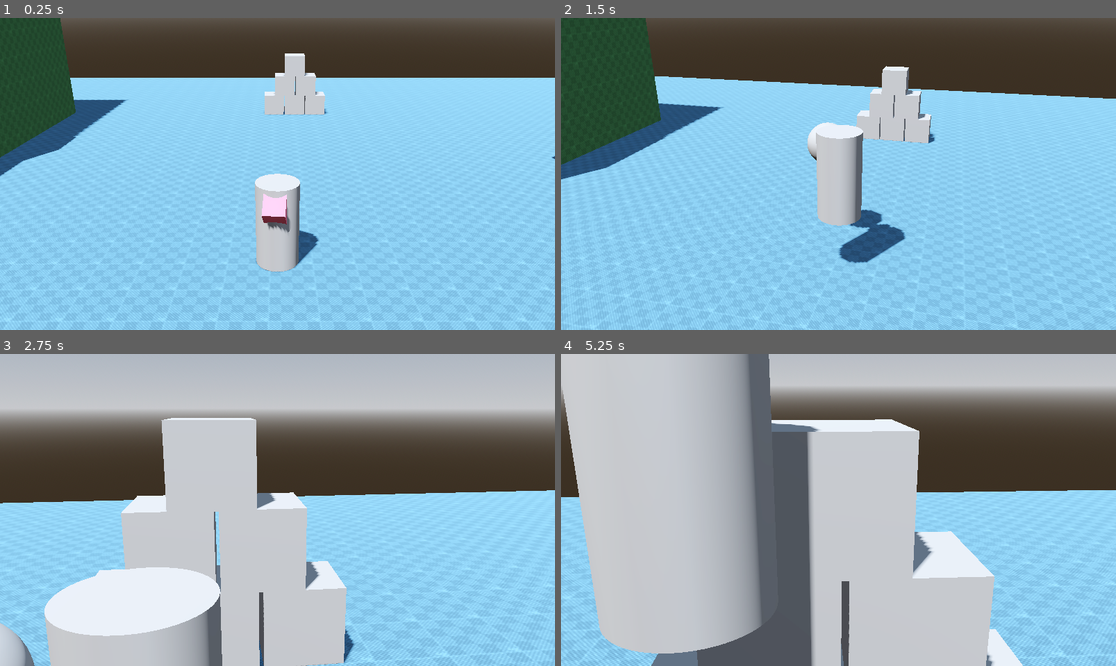
Above: before the commit, frames 1-4 (two rows, left to right).
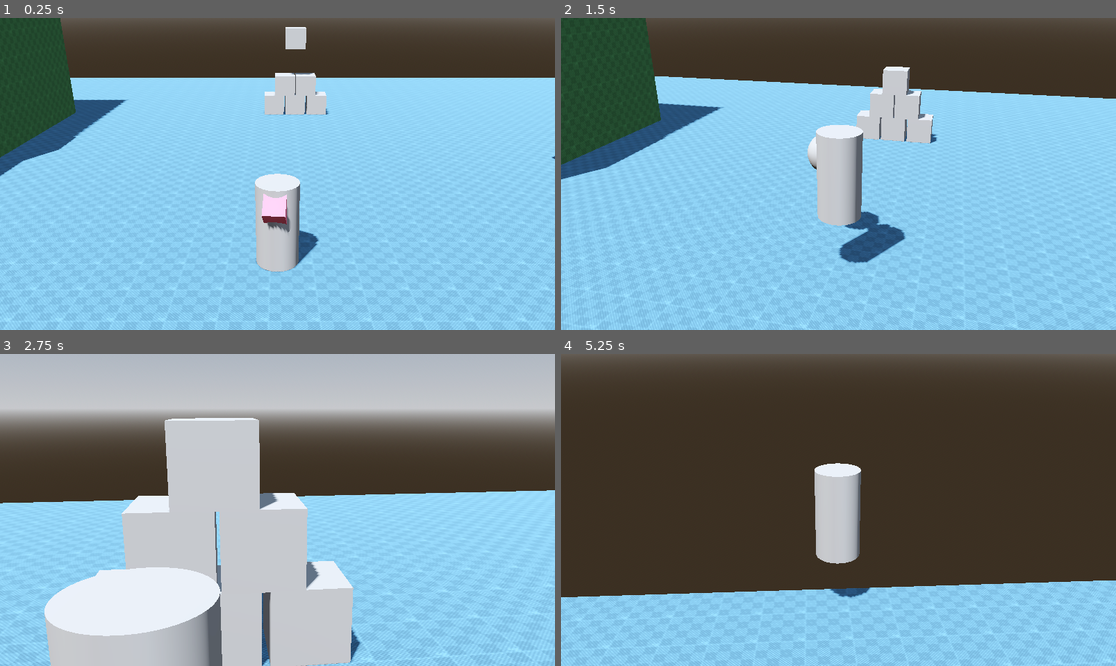
Above: after the commit, the same moments.

Repository: gdquest-demos/godot-4-3d-third-person-controller
Game: Godot game, scene res://Playground.tscn
Same seed, same stepped clock (60 frames per second), same inputs: the game is played once before the commit and once after it.
Inputs (mouse positions are in pixels of both pictures, inside the frame that each line leads up to):
- Up to frame 1 (0.25 s): no input
- Up to frame 2 (1.5 s): move the mouse to (866, 174) at 0.52 s; hold Right mouse button (action_aim) 0.53-1.28 s; hold W (move_up) from 0.53 s (still down); tap Space (action_jump) at 0.77 s; move the mouse to (810, 174) at 1.27 s; click (810, 174) at 1.35 s
- Up to frame 3 (2.75 s): keep holding W (move_up); tap Space (action_jump) at 1.52 s; move the mouse to (288, 503) at 2.02 s; hold Right mouse button (action_aim) from 2.03 s (still down)
- Up to frame 4 (5.25 s): keep holding W (move_up); move the mouse to (832, 516) at 2.77 s; release Right mouse button (action_aim) at 2.78 s; click (832, 516) at 2.85 s; tap Space (action_jump) at 3.02, 3.77, 4.52 s; move the mouse to (877, 513) at 3.52 s; hold Right mouse button (action_aim) 3.53-4.28 s; move the mouse to (794, 506) at 4.27 s; click (794, 506) at 4.35 s; move the mouse to (844, 510) at 5.02 s; hold Right mouse button (action_aim) from 5.03 s (still down)

The runs differ from the first frame. In frame 1, 0.6% of the frame differs, in the area x 49-60%, y 2-31%; in frame 2, 0.4%; in frame 3, 2.1%; in frame 4, 82%, in the area x 0-100%, y 0-100%.

Commit message:
Make destroyable boxes

Diff:
--- /dev/null
+++ b/Box.gd
@@ -0,0 +1,5 @@
+extends RigidBody3D
+
+
+func damage():
+	queue_free()
--- /dev/null
+++ b/Box.tscn
@@ -0,0 +1,17 @@
+[gd_scene load_steps=4 format=3 uid="uid://dxriqehjyv07s"]
+
+[ext_resource type="Script" path="res://Box.gd" id="1_oklwc"]
+
+[sub_resource type="BoxShape3D" id="BoxShape3D_rxelo"]
+
+[sub_resource type="BoxMesh" id="BoxMesh_bexdp"]
+
+[node name="Box" type="RigidBody3D" groups=["damageables"]]
+transform = Transform3D(1, 0, 0, 0, 1, 0, 0, 0, 1, 0, 1.01478, 14.505)
+script = ExtResource("1_oklwc")
+
+[node name="CollisionShape3d" type="CollisionShape3D" parent="."]
+shape = SubResource("BoxShape3D_rxelo")
+
+[node name="MeshInstance3d" type="MeshInstance3D" parent="."]
+mesh = SubResource("BoxMesh_bexdp")
--- /dev/null
+++ b/MeleeAttackArea.gd
@@ -0,0 +1,22 @@
+extends Area3D
+
+@onready var collision_shape: CollisionShape3D = $CollisionShape3d
+
+
+
+# Called when the node enters the scene tree for the first time.
+func _ready() -> void:
+	body_entered.connect(Callable(self, "_on_body_entered"))
+
+
+func activate():
+	collision_shape.set_deferred("disabled", false)
+
+
+func deactivate():
+	collision_shape.set_deferred("disabled", true)
+
+
+func _on_body_entered(body: Node) -> void:
+	if body.is_in_group("damageables"):
+		body.damage()
--- a/Player.tscn
+++ b/Player.tscn
@@ -1,7 +1,8 @@
-[gd_scene load_steps=14 format=3 uid="uid://clntgyqau4tta"]
+[gd_scene load_steps=15 format=3 uid="uid://clntgyqau4tta"]
 
 [ext_resource type="Script" path="res://Player.gd" id="1_rvo1c"]
 [ext_resource type="Script" path="res://CameraController.gd" id="3_qrkly"]
+[ext_resource type="Script" path="res://MeleeAttackArea.gd" id="3_v1vve"]
 
 [sub_resource type="CylinderShape3D" id="CylinderShape3D_5yey4"]
 
@@ -41,10 +42,27 @@
 tracks/1/interp = 1
 tracks/1/loop_wrap = true
 tracks/1/keys = {
-"times": PackedFloat32Array(0),
-"transitions": PackedFloat32Array(1),
+"times": PackedFloat32Array(0, 0.2),
+"transitions": PackedFloat32Array(1, 1),
 "update": 1,
-"values": [true]
+"values": [true, false]
+}
+tracks/2/type = "method"
+tracks/2/imported = false
+tracks/2/enabled = true
+tracks/2/path = NodePath("MeleeAttackArea")
+tracks/2/interp = 1
+tracks/2/loop_wrap = true
+tracks/2/keys = {
+"times": PackedFloat32Array(0, 0.2),
+"transitions": PackedFloat32Array(1, 1),
+"values": [{
+"args": [],
+"method": &"activate"
+}, {
+"args": [],
+"method": &"deactivate"
+}]
 }
 
 [sub_resource type="Animation" id="Animation_pts2o"]
@@ -81,7 +99,7 @@
 }
 
 [sub_resource type="CapsuleShape3D" id="CapsuleShape3D_pcytg"]
-radius = 0.826095
+radius = 0.721485
 height = 2.65424
 
 [node name="CharacterBody3d" type="CharacterBody3D"]
@@ -134,7 +152,7 @@
 [node name="MeleeAnchor" type="Node3D" parent="CharacterRotationRoot"]
 
 [node name="MeleeSphere" type="MeshInstance3D" parent="CharacterRotationRoot/MeleeAnchor"]
-transform = Transform3D(1, 0, 0, 0, 1, 0, 0, 0, 1, -1.25195, 1.3255, 0)
+transform = Transform3D(1, 0, 0, 0, 1, 0, 0, 0, 1, -1.25195, 1.075, 0)
 visible = false
 mesh = SubResource("SphereMesh_uex0s")
 skeleton = NodePath("../../..")
@@ -146,7 +164,9 @@
 }
 
 [node name="MeleeAttackArea" type="Area3D" parent="CharacterRotationRoot"]
-transform = Transform3D(-4.37114e-08, -1, 0, 1, -4.37114e-08, 0, 0, 0, 1, 0, 0.954493, 1.0525)
+transform = Transform3D(-4.37114e-08, -1, 0, 1, -4.37114e-08, 0, 0, 0, 1, 0, 0.959482, 1.0525)
+script = ExtResource("3_v1vve")
 
 [node name="CollisionShape3d" type="CollisionShape3D" parent="CharacterRotationRoot/MeleeAttackArea"]
 shape = SubResource("CapsuleShape3D_pcytg")
+disabled = true
--- a/Playground.tscn
+++ b/Playground.tscn
@@ -1,7 +1,8 @@
-[gd_scene load_steps=10 format=3 uid="uid://b06a7l7l7m33t"]
+[gd_scene load_steps=9 format=3 uid="uid://b06a7l7l7m33t"]
 
 [ext_resource type="Texture2D" uid="uid://boexk81is8yhq" path="res://gridbox_texture.png" id="1_dxgkr"]
 [ext_resource type="PackedScene" uid="uid://clntgyqau4tta" path="res://Player.tscn" id="1_stlen"]
+[ext_resource type="PackedScene" uid="uid://dxriqehjyv07s" path="res://Box.tscn" id="3_od2wg"]
 
 [sub_resource type="ProceduralSkyMaterial" id="ProceduralSkyMaterial_v8uq4"]
 sky_horizon_color = Color(0.64625, 0.65575, 0.67075, 1)
@@ -25,10 +26,6 @@
 albedo_color = Color(0.482353, 0.854902, 0.513726, 1)
 albedo_texture = ExtResource("1_dxgkr")
 uv1_triplanar = true
-
-[sub_resource type="BoxShape3D" id="BoxShape3D_rxelo"]
-
-[sub_resource type="BoxMesh" id="BoxMesh_bexdp"]
 
 [node name="Playground" type="Node3D"]
 
@@ -75,56 +72,20 @@
 
 [node name="CharacterBody3d" parent="." instance=ExtResource("1_stlen")]
 
-[node name="RigidBody3d" type="RigidBody3D" parent="."]
-transform = Transform3D(1, 0, 0, 0, 1, 0, 0, 0, 1, 0, 1.01478, 14.505)
+[node name="Box" parent="." instance=ExtResource("3_od2wg")]
+can_sleep = false
 
-[node name="CollisionShape3d" type="CollisionShape3D" parent="RigidBody3d"]
-shape = SubResource("BoxShape3D_rxelo")
+[node name="Box2" parent="." instance=ExtResource("3_od2wg")]
+transform = Transform3D(1, 0, 0, 0, 1, 0, 0, 0, 1, -1.08221, 1.01478, 14.505)
 
-[node name="MeshInstance3d" type="MeshInstance3D" parent="RigidBody3d"]
-mesh = SubResource("BoxMesh_bexdp")
+[node name="Box3" parent="." instance=ExtResource("3_od2wg")]
+transform = Transform3D(1, 0, 0, 0, 1, 0, 0, 0, 1, -2.18871, 1.01478, 14.505)
 
-[node name="RigidBody3d2" type="RigidBody3D" parent="."]
-transform = Transform3D(1, 0, 0, 0, 1, 0, 0, 0, 1, -1.05008, 1.01478, 14.505)
+[node name="Box4" parent="." instance=ExtResource("3_od2wg")]
+transform = Transform3D(1, 0, 0, 0, 1, 0, 0, 0, 1, -1.61501, 2.04688, 14.505)
 
-[node name="CollisionShape3d" type="CollisionShape3D" parent="RigidBody3d2"]
-shape = SubResource("BoxShape3D_rxelo")
+[node name="Box5" parent="." instance=ExtResource("3_od2wg")]
+transform = Transform3D(1, 0, 0, 0, 1, 0, 0, 0, 1, -0.562682, 2.04688, 14.505)
 
-[node name="MeshInstance3d" type="MeshInstance3D" parent="RigidBody3d2"]
-mesh = SubResource("BoxMesh_bexdp")
-
-[node name="RigidBody3d3" type="RigidBody3D" parent="."]
-transform = Transform3D(1, 0, 0, 0, 1, 0, 0, 0, 1, -2.10499, 1.01478, 14.505)
-
-[node name="CollisionShape3d" type="CollisionShape3D" parent="RigidBody3d3"]
-shape = SubResource("BoxShape3D_rxelo")
-
-[node name="MeshInstance3d" type="MeshInstance3D" parent="RigidBody3d3"]
-mesh = SubResource("BoxMesh_bexdp")
-
-[node name="RigidBody3d4" type="RigidBody3D" parent="."]
-transform = Transform3D(1, 0, 0, 0, 1, 0, 0, 0, 1, -1.60868, 2.06932, 14.505)
-
-[node name="CollisionShape3d" type="CollisionShape3D" parent="RigidBody3d4"]
-shape = SubResource("BoxShape3D_rxelo")
-
-[node name="MeshInstance3d" type="MeshInstance3D" parent="RigidBody3d4"]
-mesh = SubResource("BoxMesh_bexdp")
-
-[node name="RigidBody3d5" type="RigidBody3D" parent="."]
-transform = Transform3D(1, 0, 0, 0, 1, 0, 0, 0, 1, -0.554403, 2.06932, 14.505)
-
-[node name="CollisionShape3d" type="CollisionShape3D" parent="RigidBody3d5"]
-shape = SubResource("BoxShape3D_rxelo")
-
-[node name="MeshInstance3d" type="MeshInstance3D" parent="RigidBody3d5"]
-mesh = SubResource("BoxMesh_bexdp")
-
-[node name="RigidBody3d6" type="RigidBody3D" parent="."]
-transform = Transform3D(1, 0, 0, 0, 1, 0, 0, 0, 1, -1.03998, 3.13189, 14.505)
-
-[node name="CollisionShape3d" type="CollisionShape3D" parent="RigidBody3d6"]
-shape = SubResource("BoxShape3D_rxelo")
-
-[node name="MeshInstance3d" type="MeshInstance3D" parent="RigidBody3d6"]
-mesh = SubResource("BoxMesh_bexdp")
+[node name="Box6" parent="." instance=ExtResource("3_od2wg")]
+transform = Transform3D(1, 0, 0, 0, 1, 0, 0, 0, 1, -1.07396, 4.58485, 14.505)
